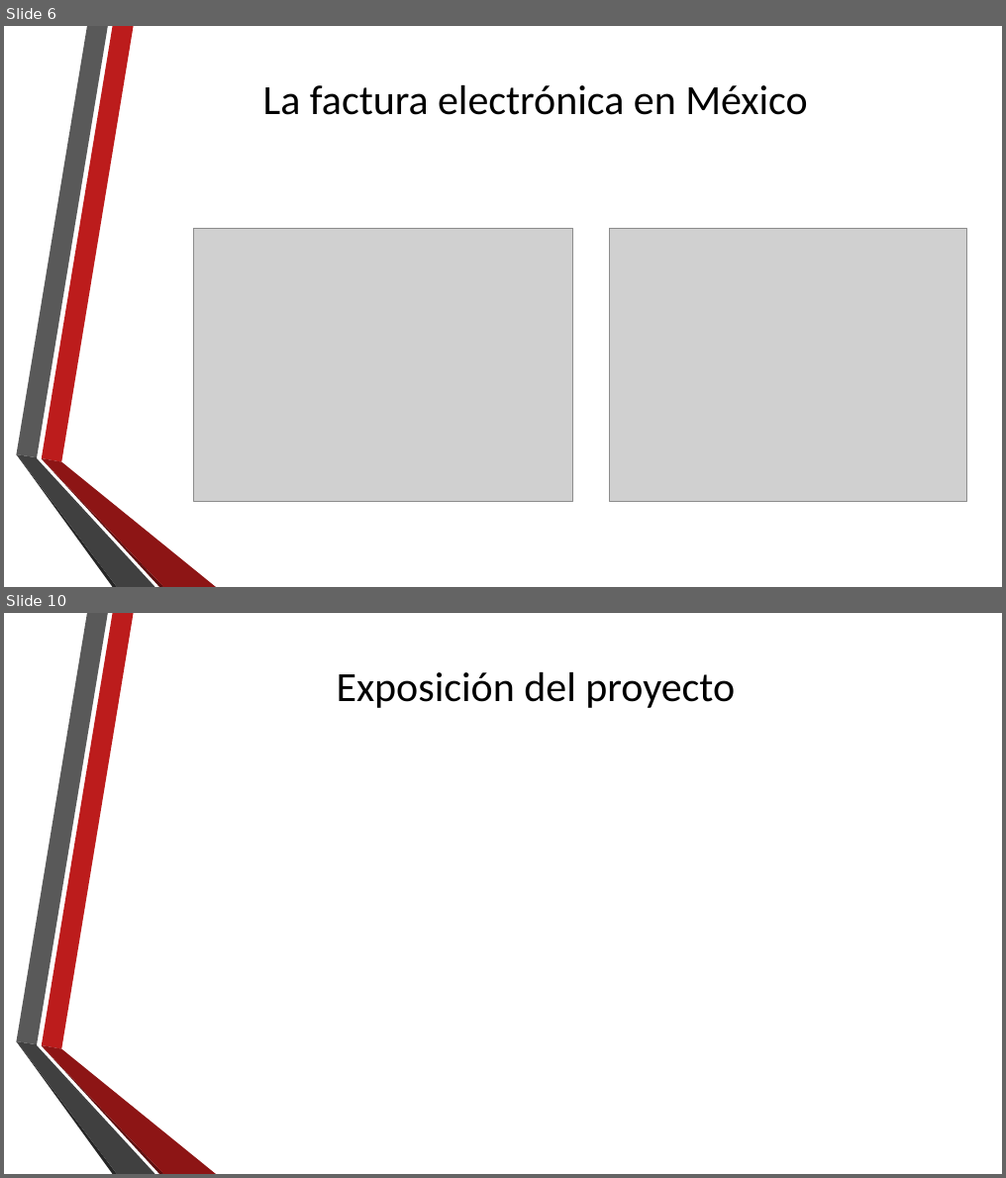
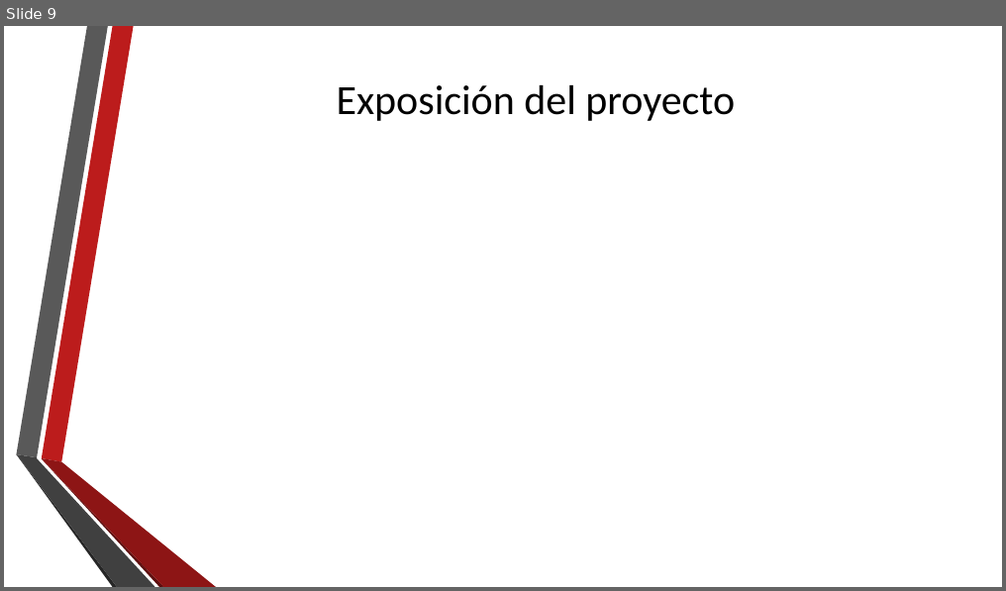
Before and after one commit to jaur001/Simulator, a slide deck: Presentacion TFG.pptx. Shown one above the other, each under a label of ours: slides 6 and 10 before the commit, slide 9 after it; the slides between them are not shown. The pictures are 1006x1178 and 1006x591 pixels, drawn with LibreOffice and Linux fonts; fonts in the diff are those of the drawing; grey boxes stand for pictures; background and template pictures are left out. Boxes give left, top, right and bottom in pixels: in the first picture for what was removed or moved away, otherwise in the second. Text is boxed around its words. In the diff, an @@ line names an element or a change of style, - is before the commit and + after.

```diff
--- a/Presentacion TFG.pptx
+++ b/Presentacion TFG.pptx
@@ slide 6 removed at (4,26,1002,587), background picture (left out); not listed: 6 template elements that a slide beside it also shows @@
@@ title removed at (263,85,807,115) @@
-La factura electrónica en México
@@ picture removed at (194,229,573,501) @@
@@ picture removed at (610,229,967,502) @@
@@ what was slide 10 is now slide 9 @@
```
Also in this commit, not shown: 8 slides changed, 7 slides added, 7 other slides removed.
